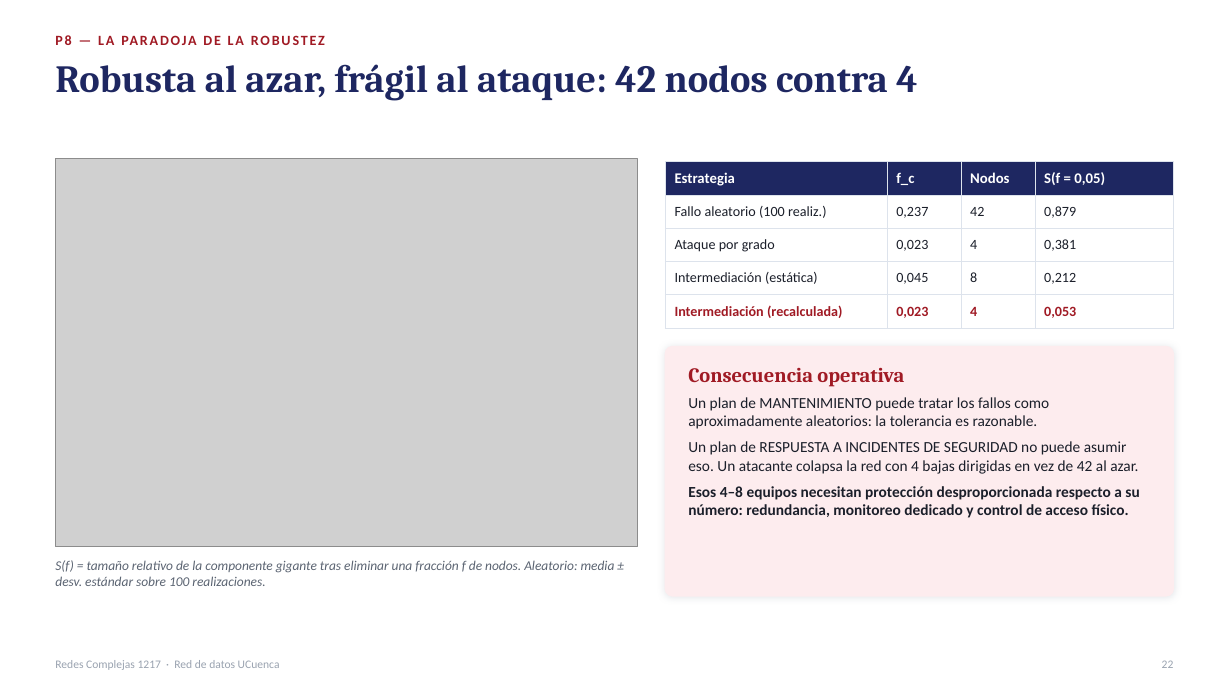
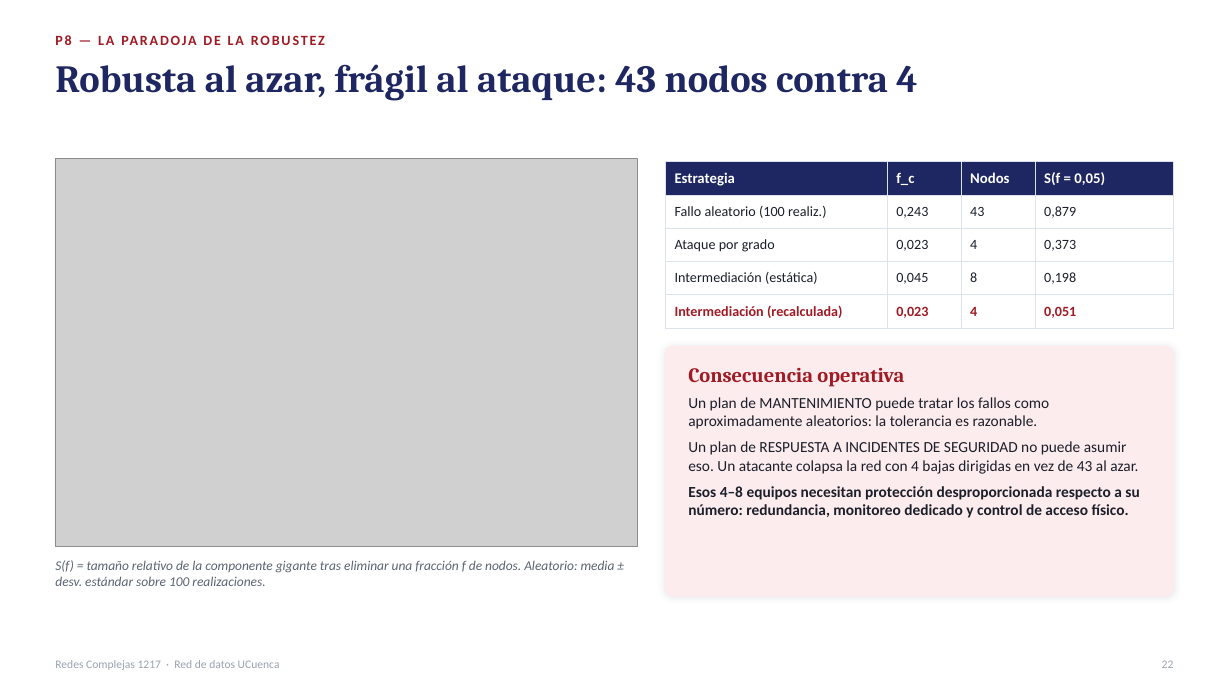
Before and after one commit to chino111160/redes-complejas-ucuenca, a slide deck: slide 22 of diapositivas/Presentacion_Redes_Complejas_RedUCuenca.pptx. Drawn at 1232x693 pixels with LibreOffice and Linux fonts; fonts in the diff are those of the drawing; grey boxes stand for pictures. Boxes give left, top, right and bottom in pixels: in the first picture for what was removed or moved away, otherwise in the second. Text is boxed around its words. In the diff, an @@ line names an element or a change of style, - is before the commit and + after.

Commit message:
Actualizar diapositivas con los numeros corregidos de P8 (auditoria de reproducibilidad)
Las diapositivas 22, 23 y 29 citaban los valores de percolacion de nodos,
eficiencia global y el resumen de cierre con los numeros de la version
anterior a la correccion de eb638b6 (single-shot sin promediar). Se
actualizan las 3 diapositivas para que coincidan exactamente con
informe.tex y los CSV de analisis/resultados/:

- Diapositiva 22 (P8.1-8.3): f_c aleatorio 0,237->0,243, nodos 42->43,
  S(f=0,05) de las tres estrategias dirigidas.
- Diapositiva 23 (P8.4): tabla de eficiencia E(f)/E(0) bajo fallo
  aleatorio, ahora promediada sobre 20 realizaciones.
- Diapositiva 29 (cierre): f_c 0,237->0,243.

La diapositiva 11 (P2, modelos nulos) no se toca: ya promediaba
correctamente sobre 100 realizaciones antes de esta auditoria, y sus
cifras siguen coincidiendo con informe.tex.

```diff
--- a/diapositivas/Presentacion_Redes_Complejas_RedUCuenca.pptx
+++ b/diapositivas/Presentacion_Redes_Complejas_RedUCuenca.pptx
@@ text at bbox=[55, 64, 917, 101]: text changed @@
-Robusta al azar, frágil al ataque: 42 nodos contra 4
+Robusta al azar, frágil al ataque: 43 nodos contra 4
@@ table at bbox=[665, 162, 1174, 322] @@
-row 2, column 2: 0,237
+row 2, column 2: 0,243
-row 2, column 3: 42
+row 2, column 3: 43
-row 3, column 4: 0,381
+row 3, column 4: 0,373
-row 4, column 4: 0,212
+row 4, column 4: 0,198
-row 5, column 4: 0,053
+row 5, column 4: 0,051
@@ text at bbox=[688, 441, 1138, 474]: text changed @@
-Un plan de RESPUESTA A INCIDENTES DE SEGURIDAD no puede asumir eso. Un atacante colapsa la red con 4 bajas dirigidas en vez de 42 al azar.
+Un plan de RESPUESTA A INCIDENTES DE SEGURIDAD no puede asumir eso. Un atacante colapsa la red con 4 bajas dirigidas en vez de 43 al azar.
```
Also in this commit, not shown: 4 other slides changed.
